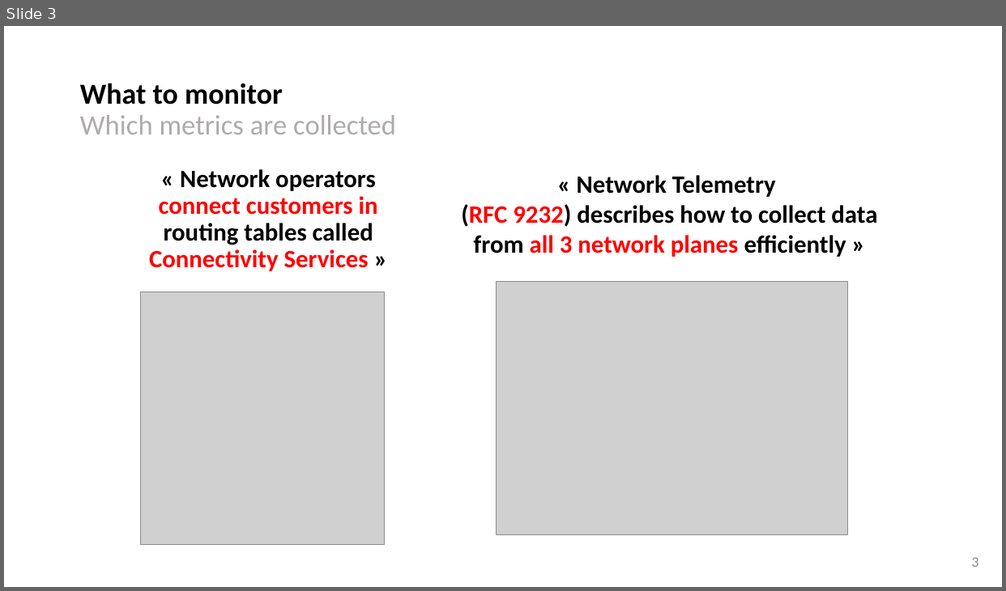
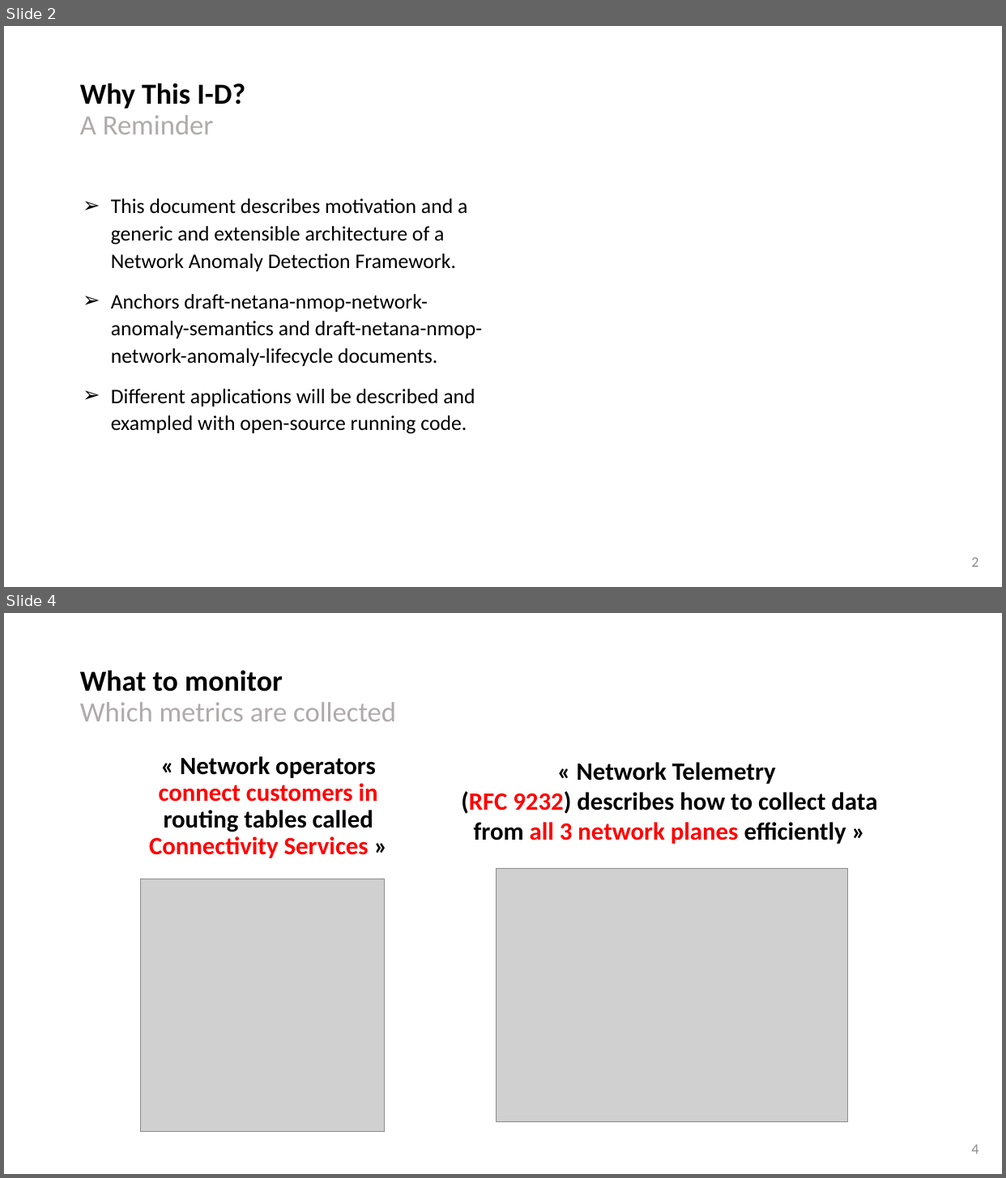
Before and after one commit to network-analytics/ietf-network-analytics-document-status, a slide deck: 120/NMOP/draft-netana-nmop-network-anomaly-architecture-semantics-lifecycle.pptx. Shown one above the other, each under a label of ours: slide 3 before the commit, slides 2 and 4 after it; the slides between them are not shown. The pictures are 1006x591 and 1006x1178 pixels, drawn with LibreOffice and Linux fonts; fonts in the diff are those of the drawing; grey boxes stand for pictures. Boxes give left, top, right and bottom in pixels: in the first picture for what was removed or moved away, otherwise in the second. Text is boxed around its words. In the diff, an @@ line names an element or a change of style, - is before the commit and + after.

```diff
--- a/120/NMOP/draft-netana-nmop-network-anomaly-architecture-semantics-lifecycle.pptx
+++ b/120/NMOP/draft-netana-nmop-network-anomaly-architecture-semantics-lifecycle.pptx
@@ slide 2 added at box(4, 26, 1002, 587), background #FFFFFF @@
@@ title added at box(80, 83, 245, 135), 28 pt, text #000000, bold @@
+Why This I-D?
+A Reminder
@@ text added at box(111, 199, 482, 434), 20 pt, text #000000 @@
+➢ This document describes motivation and a generic and extensible architecture of a Network Anomaly Detection Framework.
+➢ Anchors draft-netana-nmop-network-anomaly-semantics and draft-netana-nmop-network-anomaly-lifecycle documents.
+➢ Different applications will be described and exampled with open-source running code.
@@ page number added at box(971, 557, 978, 567), 14 pt, text #8C8C8C @@
+2
@@ what was slide 3 is now slide 4 @@
@@ page number at box(971, 1144, 978, 1154): text changed @@
-3
+4
```
Also in this commit, not shown: 5 slides changed, 1 other file.
